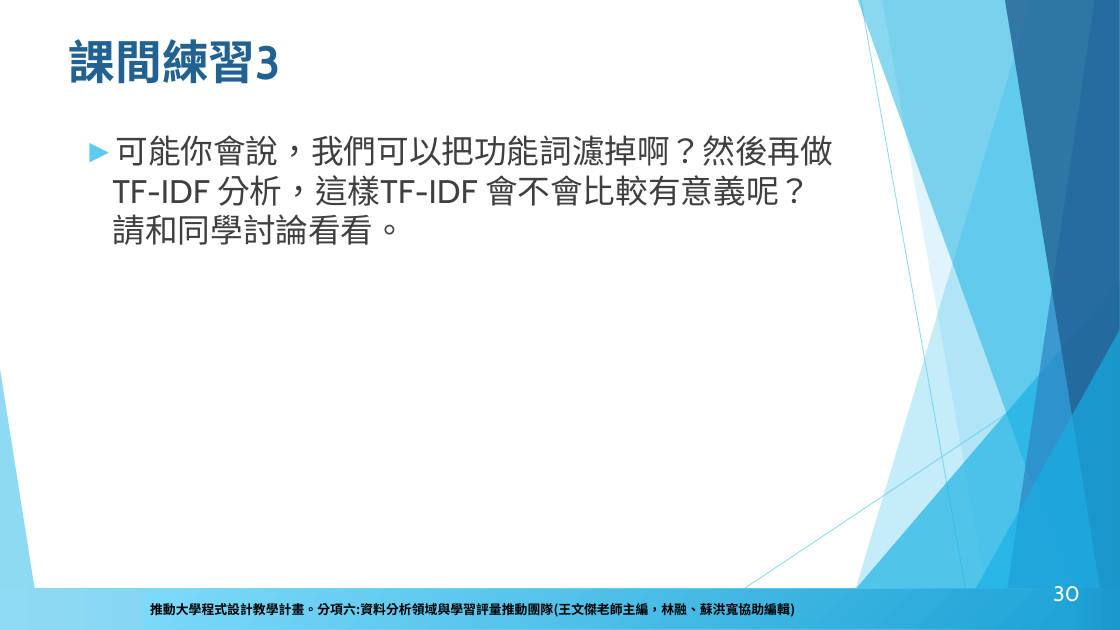
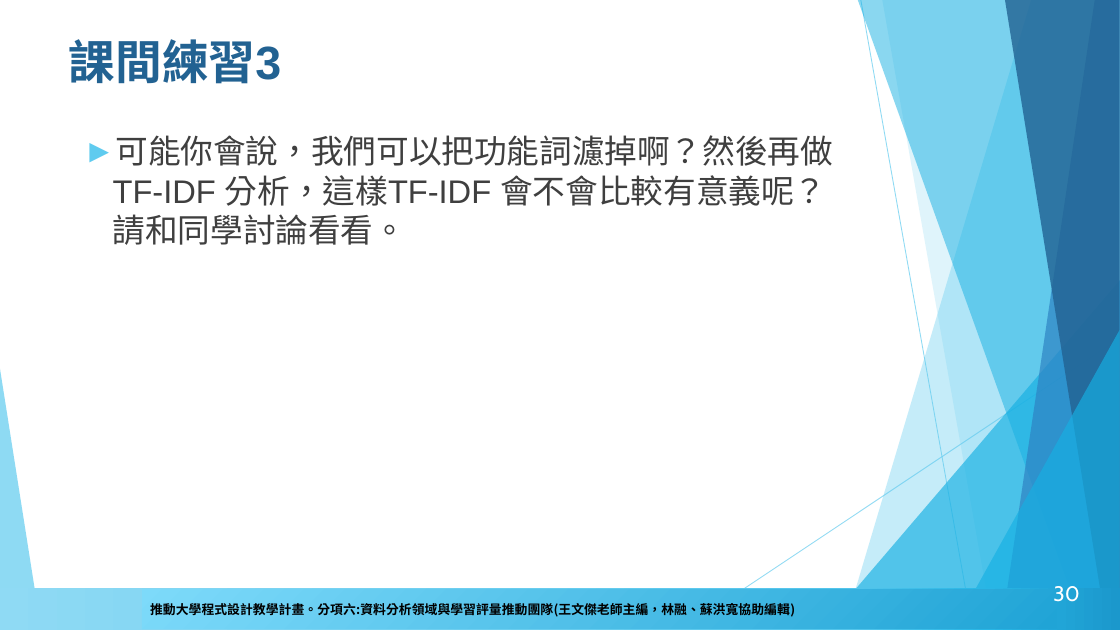
Before and after one commit to howardsukuan/textual-data-analysis-python, a slide deck: slide 30 of week02/文本分析與程式設計Week02.pptx. Drawn at 1120x630 pixels with LibreOffice and Linux fonts; fonts in the diff are those of the drawing; background and template pictures are left out. Boxes give left, top, right and bottom in pixels: in the first picture for what was removed or moved away, otherwise in the second. Text is boxed around its words. In the diff, an @@ line names an element or a change of style, - is before the commit and + after.

```diff
--- a/week02/文本分析與程式設計Week02.pptx
+++ b/week02/文本分析與程式設計Week02.pptx
@@ title "課間練習3" at <box>69,39,281,84</box>: font Cabin to Arial @@
@@ text "可能你會說，我們可以把功能詞濾掉啊？然後再做TF-IDF 分析，這樣TF-IDF 會不會比較有意義呢？請和同學討論看看。" at <box>113,135,833,245</box>: font Cabin to Arial @@
```
Also in this commit, not shown: 21 other slides changed.
